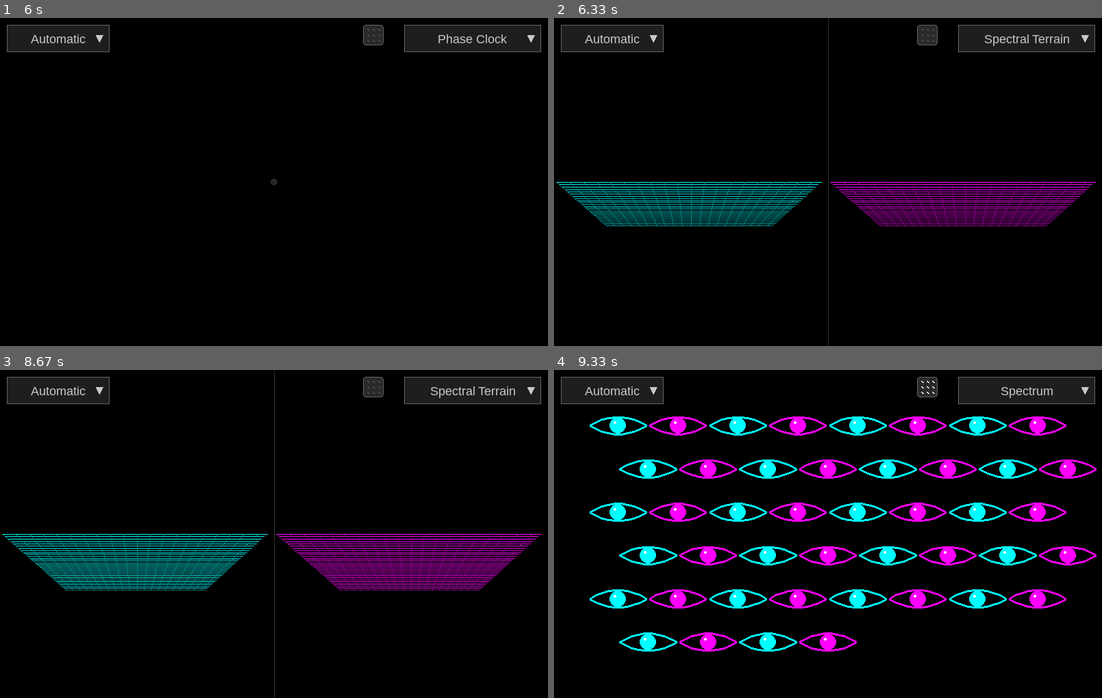
Above: before the commit, frames 1-4 (two rows, left to right).
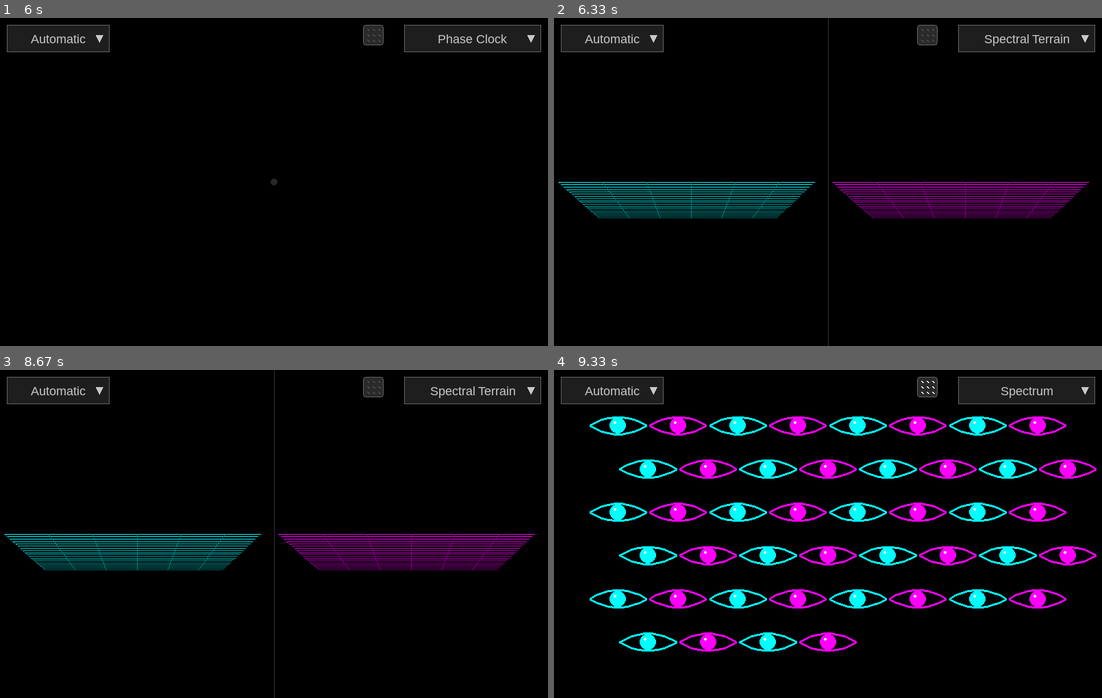
Above: after the commit, the same moments.

Repository: godelayheehoo/AudioViz
Game: pygame game, started from src/main.py
Same seed, same stepped clock (60 frames per second), same inputs: the game is played once before the commit and once after it.
Inputs (mouse positions are in pixels of both pictures, inside the frame that each line leads up to):
- Up to frame 1 (6 s): tap Space at 0.33, 0.73, 1.03, 1.23, 1.57, 1.87, 2.07, 2.37, 2.63, 2.97, 3.27, 3.73, 4.13, 4.43, 4.8, 5.2, 5.5, 5.7 s; click (197, 113) at 3.38 s
- Up to frame 2 (6.33 s): tap Space at 6, 6.2 s
- Up to frame 3 (8.67 s): tap Space at 6.53, 6.83, 7.03, 7.33, 8.27, 8.6 s; click "Radial" at 7.58 s; click (465, 530) at 7.92 s
- Up to frame 4 (9.33 s): tap Space at 8.9 s; click (926, 386) at 9.02 s; move the mouse to (729, 616) at 9.3 s

Frame 1 is identical in both runs. In frame 2, 2.9% of the frame differs, in the area x 0-99%, y 50-64%; in frame 3, 5.2%, in the area x 0-99%, y 50-68%; in frame 4, nothing differs.

Commit message:
config update

Diff:
--- a/config.toml
+++ b/config.toml
@@ -84,10 +84,18 @@
 
 [terrain]
 # Number of FFT frames to keep for 3D terrain visualization depth
+# Lower = better performance on slow hardware (e.g., 20 for Pi Zero)
 # Used by: src/render/pygame_render.py (terrain history deques)
-history_depth = 40
+# history_depth = 40
+history_depth = 20
 
 # Number of frequency bins to display in terrain
-# Lower = better performance, less detail
+# Lower = better performance, less detail (e.g., 30 for Pi Zero)
 # Used by: src/render/pygame_render.py (terrain rendering)
-num_bins = 60
+# num_bins = 60
+num_bins = 30
+
+# Draw a vertical depth-line every Nth frequency bin
+# Higher = fewer vertical lines = better performance (e.g., 5 or 6 for Pi Zero)
+# Used by: src/render/pygame_render.py (_render_spectral_terrain)
+vertical_line_step = 5
--- a/src/config.py
+++ b/src/config.py
@@ -41,6 +41,7 @@
     'terrain': {
         'history_depth': 40,
         'num_bins': 60,
+        'vertical_line_step': 3,
     },
 }
 
@@ -99,3 +100,4 @@
 # Terrain Settings
 TERRAIN_HISTORY_DEPTH = config['terrain']['history_depth']
 TERRAIN_NUM_BINS = config['terrain']['num_bins']
+TERRAIN_VERTICAL_LINE_STEP = config['terrain']['vertical_line_step']
--- a/src/render/pygame_render.py
+++ b/src/render/pygame_render.py
@@ -9,7 +9,8 @@
     SMOOTHING_FACTOR, MAX_DECAY, WAVEFORM_INITIAL_MAX,
     SILENCE_THRESHOLD, SHUFFLE_ENABLED_DEFAULT,
     MAX_HISTORY_CYCLES, SPECTROGRAM_HISTORY_LENGTH,
-    MAX_PARTICLES, TERRAIN_HISTORY_DEPTH, TERRAIN_NUM_BINS
+    MAX_PARTICLES, TERRAIN_HISTORY_DEPTH, TERRAIN_NUM_BINS,
+    TERRAIN_VERTICAL_LINE_STEP
 )
 import random
 from collections import deque
@@ -1034,7 +1035,7 @@
 
             # Draw vertical lines (connecting same frequency across time/depth)
             # Draw fewer vertical lines for performance
-            for x_idx in range(0, self.terrain_num_bins, 3):  # Every 3rd bin
+            for x_idx in range(0, self.terrain_num_bins, TERRAIN_VERTICAL_LINE_STEP):  # Every Nth bin
                 points = []
                 for z_idx in range(depth):
                     z = z_idx * z_scale
